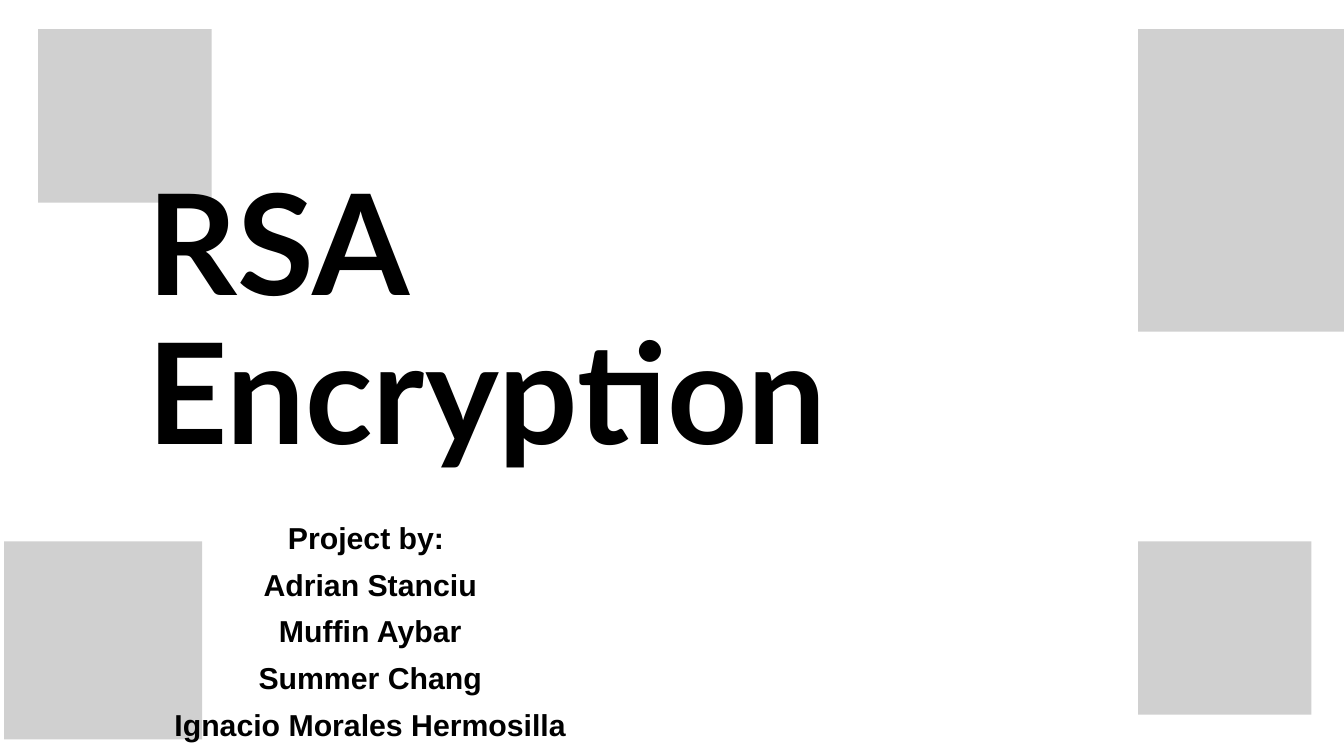
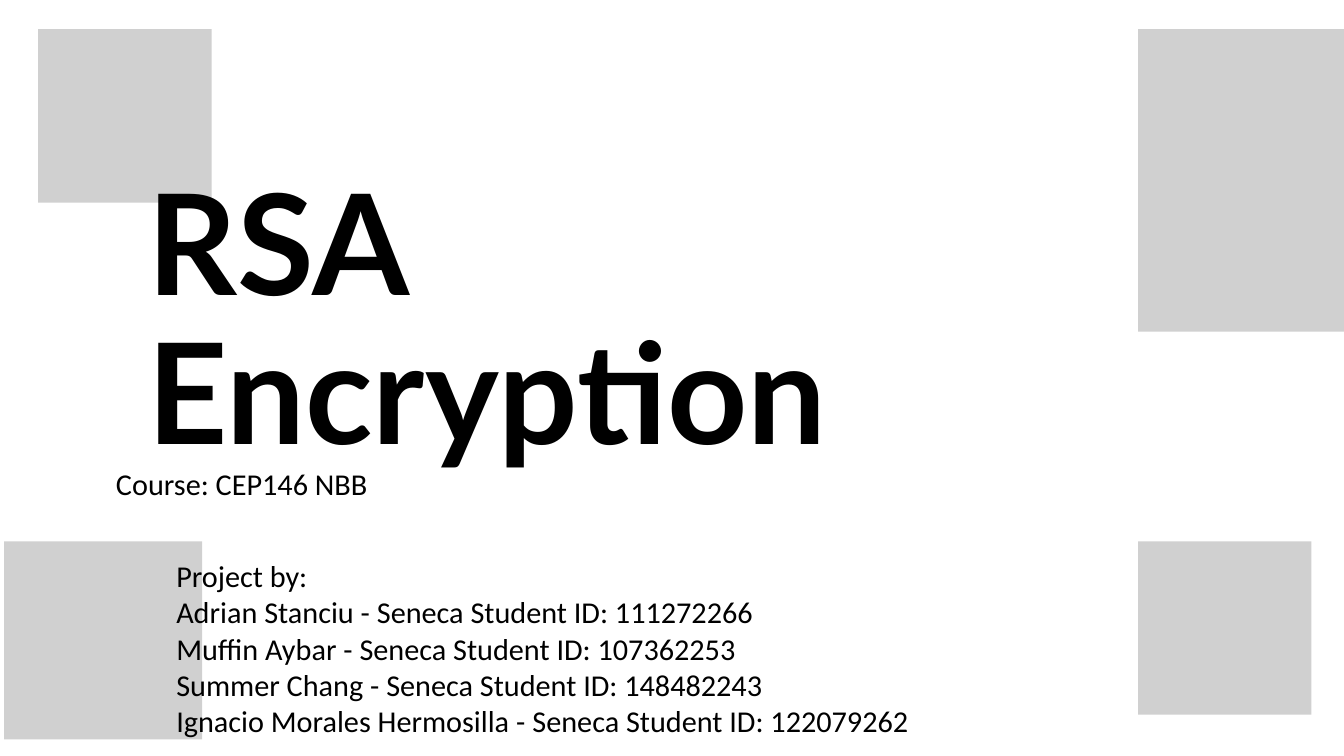
Before and after one commit to Muffinszer/cep146-teamproject1, a slide deck: slide 1 of RSA Encryption.pptx. Drawn at 1344x756 pixels with LibreOffice and Linux fonts; fonts in the diff are those of the drawing; grey boxes stand for pictures; background and template pictures are left out. Boxes give left, top, right and bottom in pixels: in the first picture for what was removed or moved away, otherwise in the second. Text is boxed around its words. In the diff, an @@ line names an element or a change of style, - is before the commit and + after.

```diff
--- a/RSA Encryption.pptx
+++ b/RSA Encryption.pptx
@@ text added at bbox=[116, 474, 367, 496], 32.4 pt, text #000000 @@
+Course: CEP146 NBB
@@ text at bbox=[176, 562, 307, 595]: font Arial to Calibri, bold off in "Project by:"; alignment centre to left @@
@@ text "Project by:": place and size @@
-text "Project by:" at bbox=[174, 527, 565, 742]
+text "Project by:" at bbox=[176, 562, 908, 739]
@@ text at bbox=[176, 602, 908, 739]: text changed; font Arial to Calibri; bold off @@
-Adrian Stanciu
-Muffin Aybar
-Summer Chang
-Ignacio Morales Hermosilla
+Adrian Stanciu - Seneca Student ID: 111272266
+Muffin Aybar - Seneca Student ID: 107362253
+Summer Chang - Seneca Student ID: 148482243
+Ignacio Morales Hermosilla - Seneca Student ID: 122079262
```
Also in this commit, not shown: 7 other slides changed, 1 slide added.
